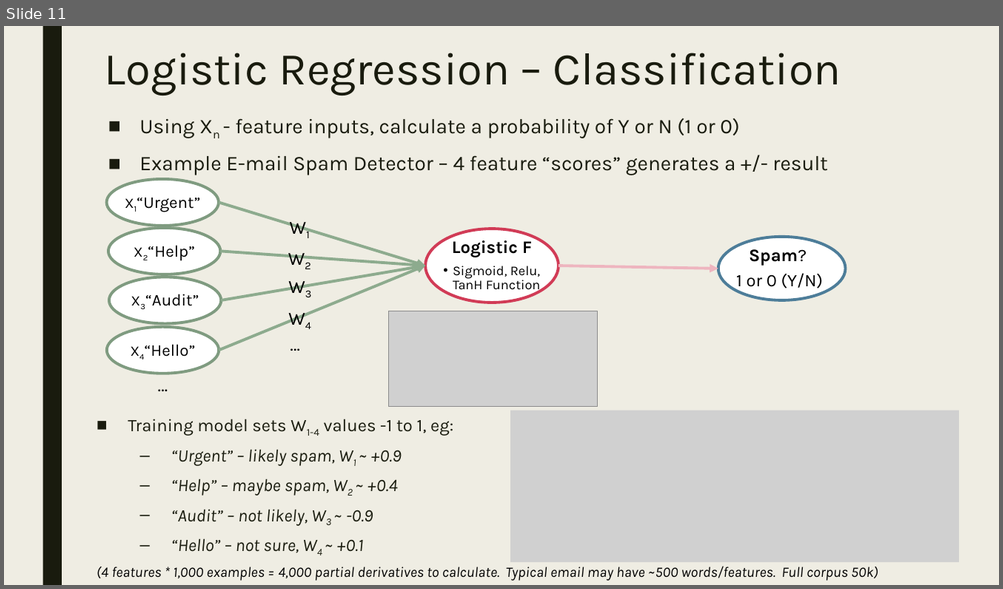
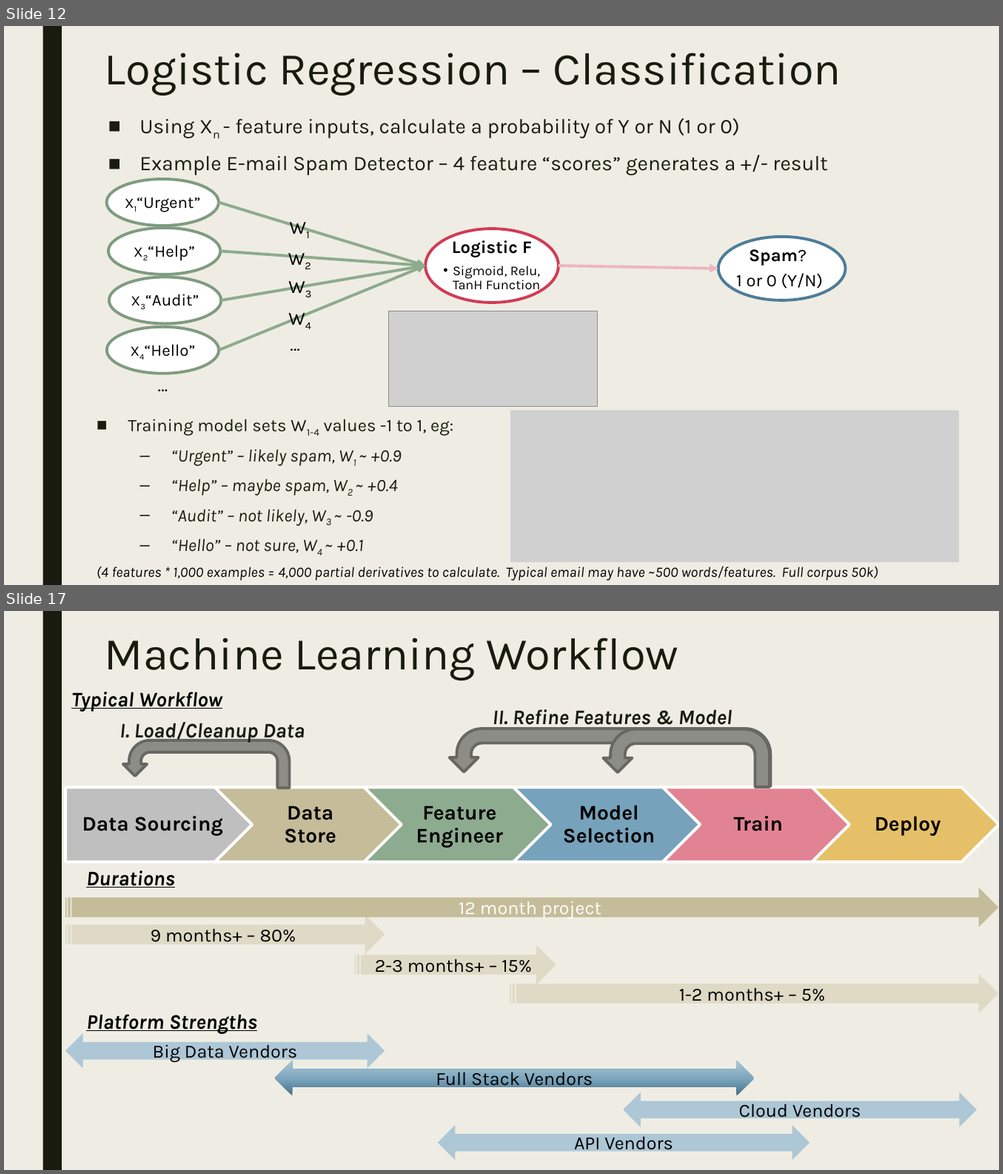
Before and after one commit to dougfoo/machineLearning, a slide deck: talks/MachineLearning101.pptx. Shown one above the other, each under a label of ours: slide 11 before the commit, slides 12 and 17 after it; the slides between them are not shown. The pictures are 1003x589 and 1003x1174 pixels, drawn with LibreOffice and Linux fonts; fonts in the diff are those of the drawing; grey boxes stand for pictures. Boxes give left, top, right and bottom in pixels: in the first picture for what was removed or moved away, otherwise in the second. Text is boxed around its words. In the diff, an @@ line names an element or a change of style, - is before the commit and + after.

```diff
--- a/talks/MachineLearning101.pptx
+++ b/talks/MachineLearning101.pptx
@@ slide 17 added at [4, 611, 999, 1170], background #EFEDE3; not listed: 1 template element that a slide beside it also shows @@
@@ title added at [105, 638, 678, 681], 44 pt, text #191B0E @@
+Machine Learning Workflow
@@ text added at [71, 692, 222, 712], 20 pt, text #000000, bold, italic, underline @@
+Typical Workflow
@@ text added at [492, 709, 732, 730], 20 pt, text #191B0E, bold, italic @@
+II. Refine Features & Model
@@ text added at [119, 722, 305, 743], 20 pt, text #191B0E, bold, italic @@
+I. Load/Cleanup Data
@@ uturn arrow added at [123, 740, 290, 788], fill #8C8D86, outline #686863 2.75 pt @@
@@ uturn arrow added at [449, 729, 770, 787], fill #8C8D86, outline #686863 2.75 pt @@
@@ uturn arrow added at [603, 729, 769, 787], fill #8C8D86, outline #686863 2.75 pt @@
@@ group added at [65, 788, 999, 863]: 6 texts, 5 chevrons, 1 pentagon arrow @@
+Data Sourcing
+Data Store
+Feature Engineer
+Model Selection
+Train
+Deploy
@@ text added at [86, 871, 175, 888], 20 pt, text #000000, bold, italic, underline @@
+Durations
@@ striped right arrow added at [65, 888, 998, 927], fill #C5BD99, 18 pt, text #FFFFFF @@
+12 month project
@@ striped right arrow added at [65, 915, 384, 955], fill #DEDAC5, 18 pt, text #000000 @@
+9 months+ – 80%
@@ striped right arrow added at [355, 945, 556, 985], fill #DEDAC5, 18 pt, text #000000 @@
+2-3 months+ – 15%
@@ striped right arrow added at [510, 974, 999, 1014], fill #DEDAC5, 18 pt, text #000000 @@
+1-2 months+ – 5%
@@ text added at [86, 1014, 257, 1034], 20 pt, text #000000, bold, italic, underline @@
+Platform Strengths
@@ left right arrow added at [65, 1034, 384, 1069], fill #ADC7D6, 18 pt, text #000000 @@
+Big Data Vendors
@@ left right arrow added at [275, 1061, 754, 1096], fill gradient #447089 to #7BA5BD to #ADC7D6, 18 pt, text #000000 @@
+Full Stack Vendors
@@ left right arrow added at [623, 1093, 977, 1128], fill #ADC7D6, 18 pt, text #000000 @@
+Cloud Vendors
@@ left right arrow added at [438, 1126, 810, 1161], fill #ADC7D6, 18 pt, text #000000 @@
+API Vendors
@@ what was slide 11 is now slide 12 @@
```
Also in this commit, not shown: 12 slides changed, 4 other slides added, 4 slides removed.
